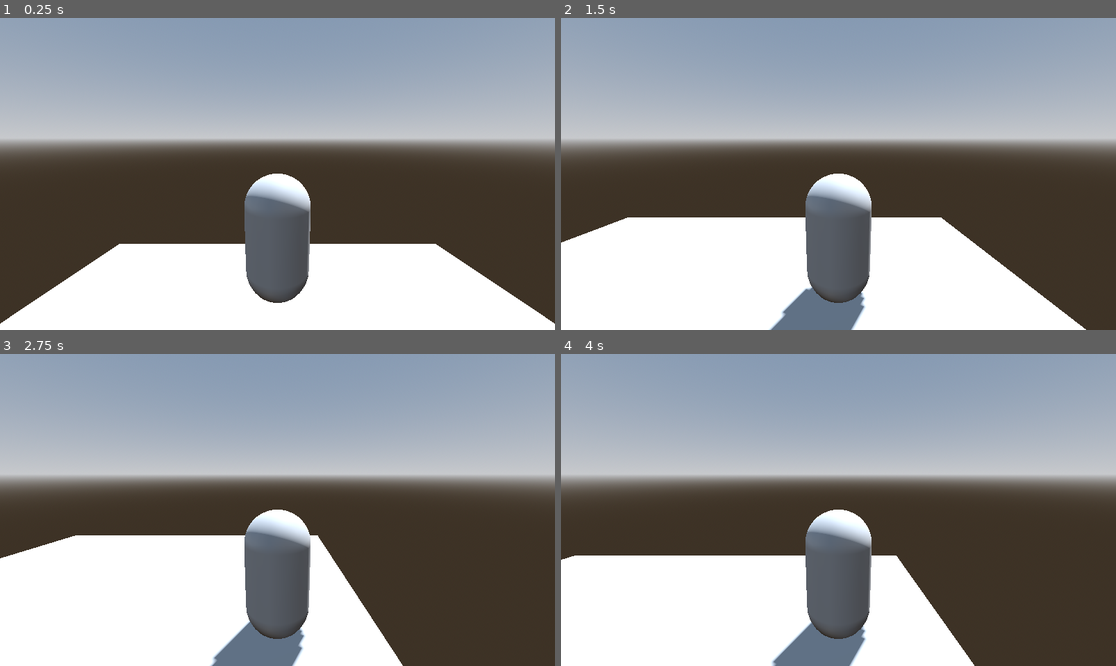
Above: before the commit, frames 1-4 (two rows, left to right).
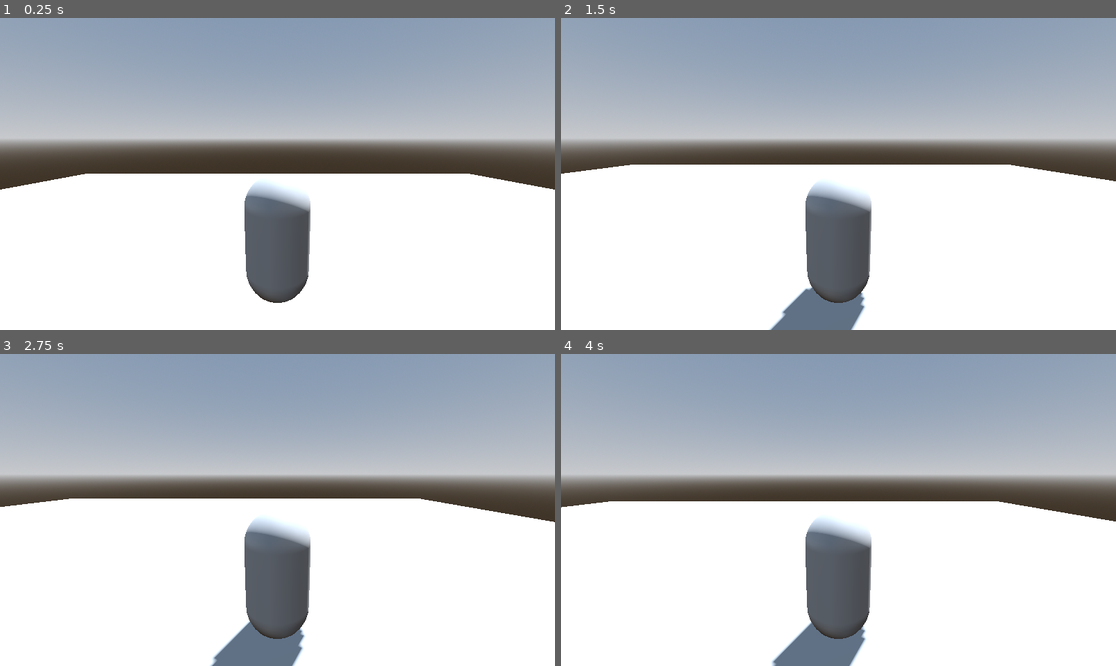
Above: after the commit, the same moments.

Repository: gotBamb00zled/3d-platformer
Game: Godot game, scene res://world.tscn
Two runs of this game, one before a commit and one after it. Both use one fixed random seed, a clock stepped at 60 frames per second and the inputs below. The project has no main scene, so this scene is started directly.
Inputs (mouse positions are in pixels of both pictures, inside the frame that each line leads up to):
- Up to frame 1 (0.25 s): no input
- Up to frame 2 (1.5 s): move the mouse to (960, 158) at 0.52 s; hold D (move_right) 0.53-1.28 s; move the mouse to (727, 189) at 1.27 s; hold S (move_back) from 1.28 s (still down)
- Up to frame 3 (2.75 s): move the mouse to (333, 441) at 2.02 s; release S (move_back) at 2.03 s; hold D (move_right) from 2.03 s (still down)
- Up to frame 4 (4 s): move the mouse to (810, 572) at 2.77 s; release D (move_right) at 2.78 s; hold W (move_forward) 2.78-3.53 s; move the mouse to (1005, 556) at 3.52 s; hold A (move_left) from 3.53 s (still down)

The runs differ from the first frame. In frame 1, 25% of the frame differs, in the area x 0-100%, y 49-98%; in frame 2, 22%; in frame 3, 25%; in frame 4, 27%, in the area x 0-100%, y 47-100%.

Commit message:
2nd commit, adding in 3d camera controls

Diff:
--- a/Player.gd
+++ b/Player.gd
@@ -1,5 +1,12 @@
 
 extends RigidBody3D
+
+var mouse_sensitivity := 0.001
+var twist_input := 0.0
+var pitch_input := 0.0
+
+func _ready() -> void:
+	Input.set_mouse_mode(Input.MOUSE_MODE_CAPTURED)
 
 # Called every frame. 'delta' is the elapsed time since the previous frame.
 func _process(delta):
@@ -8,3 +15,12 @@
 	input.z = Input.get_axis("move_forward", "move_back")
 
 	apply_central_force(input * 1200.0 * delta)
+
+	if Input.is_action_just_pressed("ui_cancel"):
+		Input.set_mouse_mode(Input.MOUSE_MODE_VISIBLE)
+
+func _unhandled_input(event: InputEvent) -> void:
+	if event is InputEventMouseMotion:
+		if Input.get_mouse_mode() == Input.MOUSE_MODE_CAPTURED:
+			twist_input = - event.relative.x * mouse_sensitivity
+			pitch_input = - event.relative.y * mouse_sensitivity
--- a/world.gd
+++ b/world.gd
@@ -9,7 +9,3 @@
 # Called every frame. 'delta' is the elapsed time since the previous frame.
 func _process(delta):
 	pass
-
-func _input(event):
-	if event.is_action_pressed("ui_cancel"):
-		get_tree().quit()
--- a/world.tscn
+++ b/world.tscn
@@ -16,10 +16,10 @@
 tonemap_mode = 2
 
 [sub_resource type="PlaneMesh" id="PlaneMesh_7furl"]
-size = Vector2(10, 10)
+size = Vector2(36, 36)
 
-[sub_resource type="ConcavePolygonShape3D" id="ConcavePolygonShape3D_dvjf6"]
-data = PackedVector3Array(5, 0, 5, -5, 0, 5, 5, 0, -5, -5, 0, 5, -5, 0, -5, 5, 0, -5)
+[sub_resource type="ConcavePolygonShape3D" id="ConcavePolygonShape3D_im6pk"]
+data = PackedVector3Array(18, 0, 18, -18, 0, 18, 18, 0, -18, -18, 0, 18, -18, 0, -18, 18, 0, -18)
 
 [node name="Node3D" type="Node3D"]
 script = ExtResource("1_21ghm")
@@ -37,7 +37,7 @@
 [node name="StaticBody3D" type="StaticBody3D" parent="MeshInstance3D"]
 
 [node name="CollisionShape3D" type="CollisionShape3D" parent="MeshInstance3D/StaticBody3D"]
-shape = SubResource("ConcavePolygonShape3D_dvjf6")
+shape = SubResource("ConcavePolygonShape3D_im6pk")
 
 [node name="Player" parent="." instance=ExtResource("1_utifa")]
 transform = Transform3D(1, 0, 0, 0, 1, 0, 0, 0, 1, 0, 2, -2)
